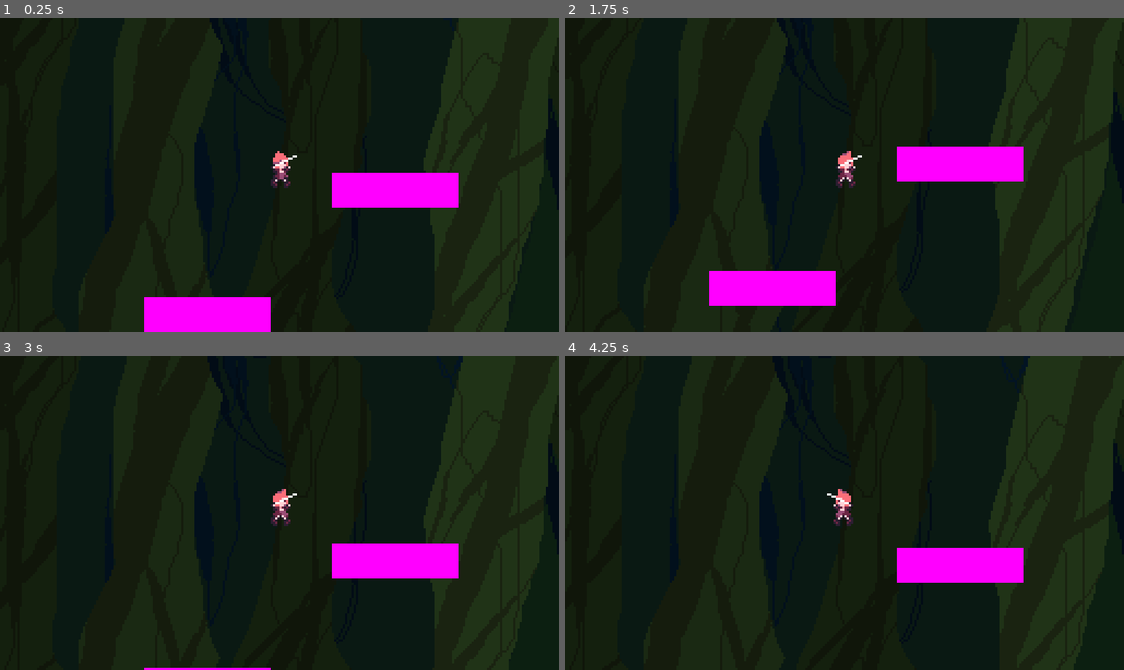
Above: before the commit, frames 1-4 (two rows, left to right).
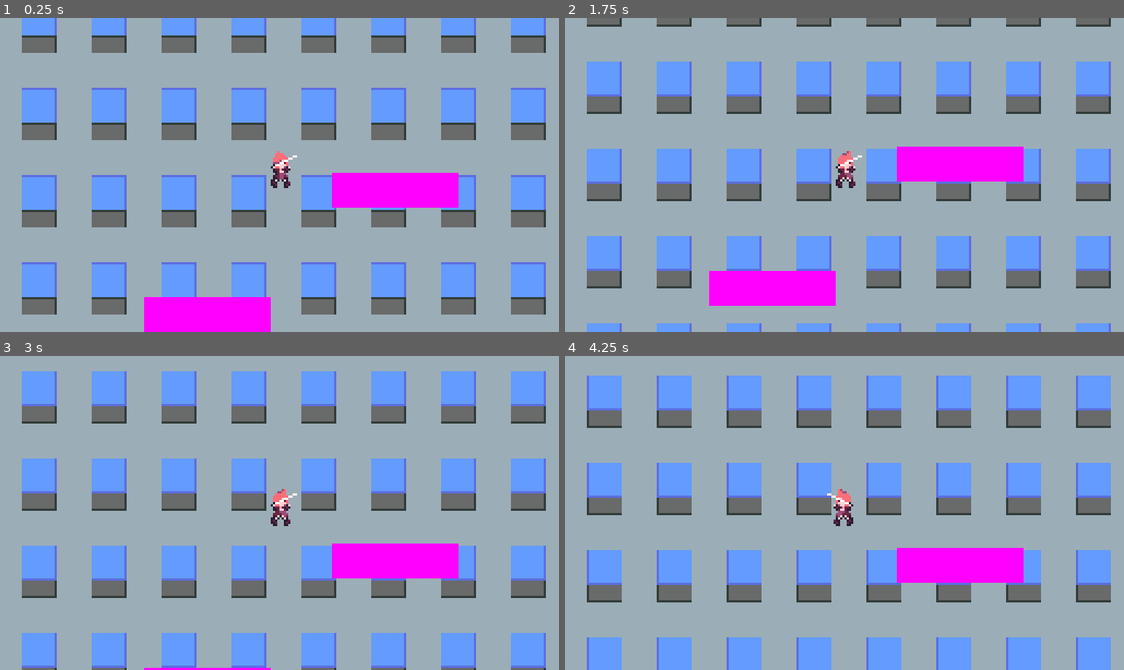
Above: after the commit, the same moments.

Repository: wickworks/jellyfishquarium
Game: Godot game, scene res://main.tscn
Same seed, same stepped clock (60 frames per second), same inputs: the game is played once before the commit and once after it. The engine's default icon, where the game draws it, is replaced by a stand-in: a white triangle on a blue panel in a dark square.
Inputs (mouse positions are in pixels of both pictures, inside the frame that each line leads up to):
- Up to frame 1 (0.25 s): no input
- Up to frame 2 (1.75 s): tap Enter (ui_accept) at 0.5, 1.25 s; move the mouse to (967, 159) at 0.52 s; hold D (Move right) 0.53-1.28 s; hold R 0.53-1.28 s; tap Space (Jump) at 0.77, 1.52 s; move the mouse to (732, 190) at 1.27 s; hold S (Move down) from 1.28 s (still down); tap R at 1.35 s
- Up to frame 3 (3 s): move the mouse to (335, 443) at 2.02 s; release S (Move down) at 2.03 s; hold D (Move right) 2.03-2.78 s; hold R 2.03-2.78 s; tap Enter (ui_accept) at 2.75 s; move the mouse to (251, 575) at 2.77 s; hold W (Move up) from 2.78 s (still down); tap R at 2.85 s
- Up to frame 4 (4.25 s): tap Space (Jump) at 3.02, 3.77 s; move the mouse to (1012, 560) at 3.52 s; release W (Move up) at 3.53 s; hold A (Move left) from 3.53 s (still down); hold R from 3.53 s (still down)

The runs differ from the first frame. In frame 1, 95% of the frame differs, in the area x 0-100%, y 0-100%; in frame 2, 95%; in frame 3, 97%; in frame 4, 97%.

Commit message:
background building asset

Diff:
--- a/levels/platformer_background.tscn
+++ b/levels/platformer_background.tscn
@@ -1,12 +1,14 @@
-[gd_scene load_steps=3 format=3 uid="uid://cq5un6ocoglki"]
+[gd_scene load_steps=4 format=3 uid="uid://bmiv3cig62rk0"]
 
 [ext_resource type="Texture2D" uid="uid://7rb23l21bujj" path="res://assets/platformer_env/background3.png" id="1_c0bv4"]
 [ext_resource type="Texture2D" uid="uid://b3pg7r35job74" path="res://assets/platformer_env/background2.png" id="2_uyuvv"]
+[ext_resource type="Texture2D" uid="uid://bg500wf6fo0je" path="res://assets/defenestration/building_bg.png" id="3_0v6x8"]
 
 [node name="Background" type="Node2D"]
 texture_filter = 1
 
 [node name="Parallax2D" type="Parallax2D" parent="."]
+visible = false
 scroll_scale = Vector2(0.1, 0.1)
 repeat_size = Vector2(800, 600)
 repeat_times = 4
@@ -15,6 +17,7 @@
 texture = ExtResource("1_c0bv4")
 
 [node name="Parallax2D4" type="Parallax2D" parent="."]
+visible = false
 scroll_scale = Vector2(0.2, 0.2)
 scroll_offset = Vector2(-200, -100)
 repeat_size = Vector2(800, 600)
@@ -25,6 +28,7 @@
 texture = ExtResource("2_uyuvv")
 
 [node name="Parallax2D3" type="Parallax2D" parent="."]
+visible = false
 scroll_scale = Vector2(0.3, 0.3)
 scroll_offset = Vector2(400, 200)
 repeat_size = Vector2(800, 600)
@@ -35,6 +39,7 @@
 texture = ExtResource("2_uyuvv")
 
 [node name="Parallax2D2" type="Parallax2D" parent="."]
+visible = false
 scroll_scale = Vector2(0.6, 0.6)
 repeat_size = Vector2(800, 600)
 repeat_times = 4
@@ -42,3 +47,11 @@
 [node name="seaweed" type="Sprite2D" parent="Parallax2D2"]
 modulate = Color(0.597176, 0.597176, 0.597176, 1)
 texture = ExtResource("2_uyuvv")
+
+[node name="Parallax2D5" type="Parallax2D" parent="."]
+repeat_size = Vector2(192, 120)
+repeat_times = 50
+
+[node name="Sprite2D" type="Sprite2D" parent="Parallax2D5"]
+scale = Vector2(0.5, 0.5)
+texture = ExtResource("3_0v6x8")
Binary file added: assets/defenestration/12_Hotel_and_Hospital_48x48.png
Not shown, added: assets/defenestration/12_Hotel_and_Hospital_48x48.png.import
Binary file added: assets/defenestration/3_City_Props_48x48.png
Not shown, added: assets/defenestration/3_City_Props_48x48.png.import
Not shown, added: assets/defenestration/4_Generic_Buildings_48x48.png.import
Binary file added: assets/defenestration/5_Floor_Modular_Buildings_48x48.png
Not shown, added: assets/defenestration/5_Floor_Modular_Buildings_48x48.png.import
Not shown, added: assets/defenestration/Godot_Autotiles_48x48.png.import
Binary file added: assets/defenestration/building_bg.png
Not shown, added: assets/defenestration/building_bg.png.import
Not shown: 1 places in main.tscn that only renumber resources
